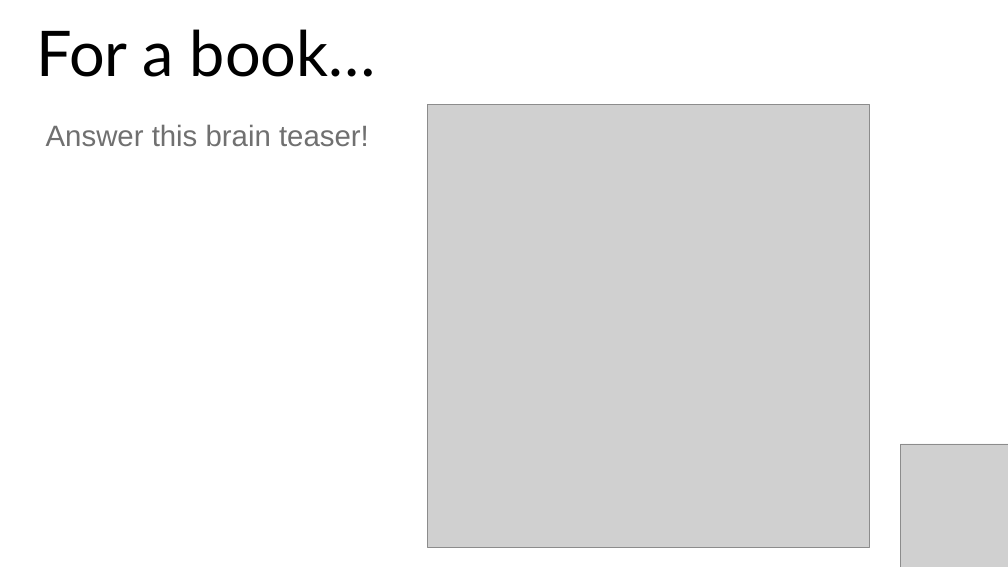
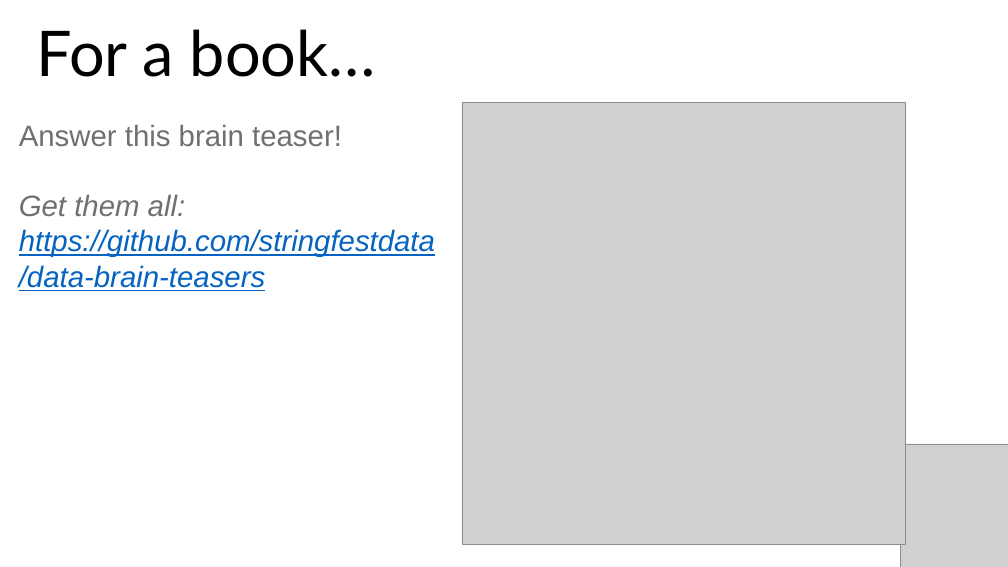
Before and after one commit to stringfestdata/advancing-into-analytics-ps-meetup, a slide deck: slide 5 of advancing-into-analytics-presentation.pptx. Drawn at 1008x567 pixels with LibreOffice and Linux fonts; fonts in the diff are those of the drawing; grey boxes stand for pictures. Boxes give left, top, right and bottom in pixels: in the first picture for what was removed or moved away, otherwise in the second. Text is boxed around its words. In the diff, an @@ line names an element or a change of style, - is before the commit and + after.

```diff
--- a/advancing-into-analytics-presentation.pptx
+++ b/advancing-into-analytics-presentation.pptx
@@ text "Answer this brain teaser!": place and size @@
-text "Answer this brain teaser!" at (46, 124, 369, 146)
+text "Answer this brain teaser!" at (19, 124, 435, 291)
@@ picture: place and size @@
-picture at (427, 104, 870, 547)
+picture at (463, 102, 906, 545)
@@ text at (19, 194, 435, 291): paragraph added @@
+Get them all: https://github.com/stringfestdata/data-brain-teasers
```
Also in this commit, not shown: 2 other slides changed, 2 other files.
